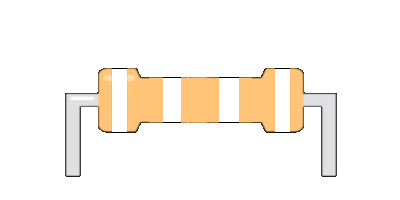
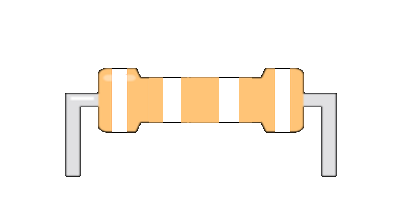
Layers edited between the first and the second 400 x 200 image:
painted on "Layer" over [207, 77, 219, 123]
